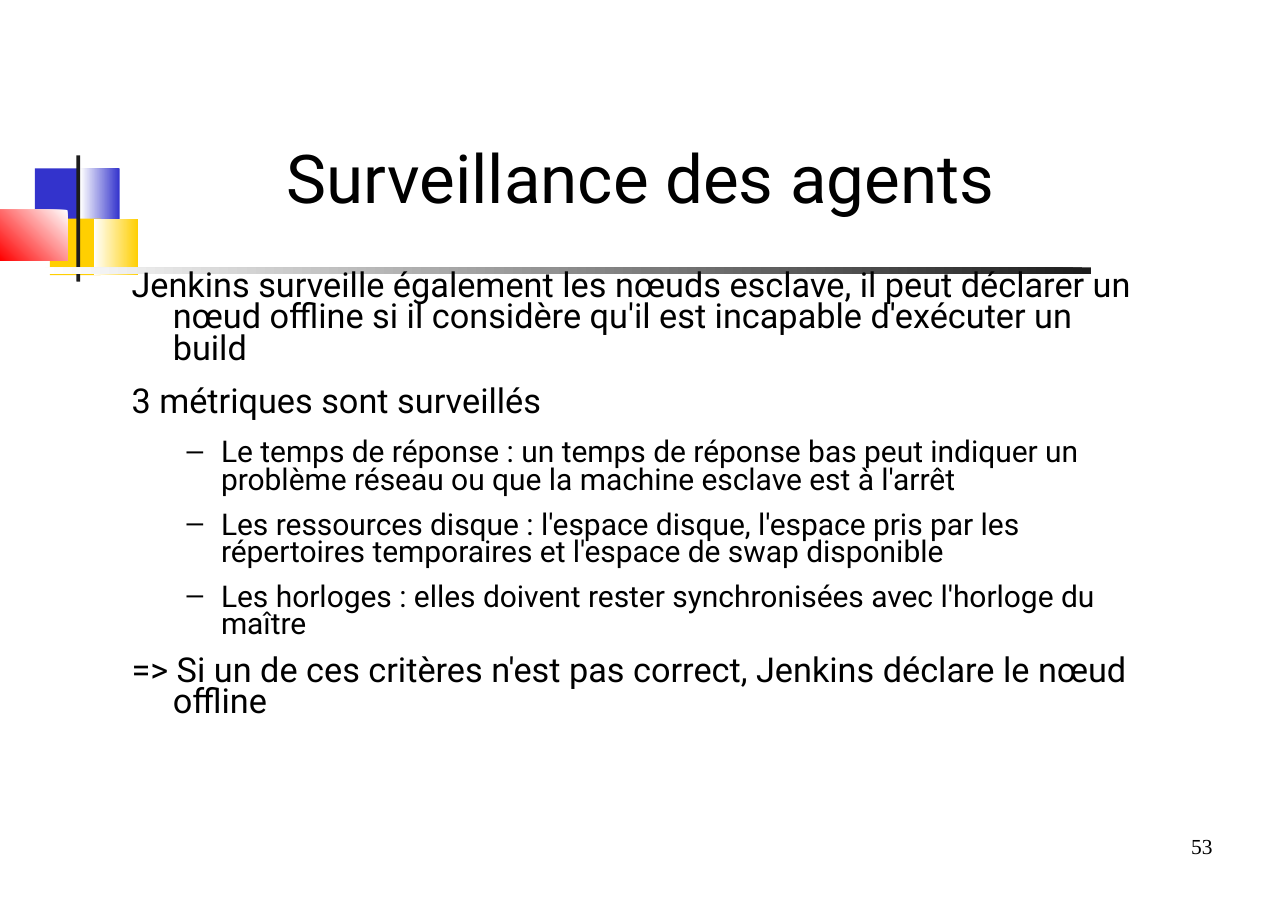
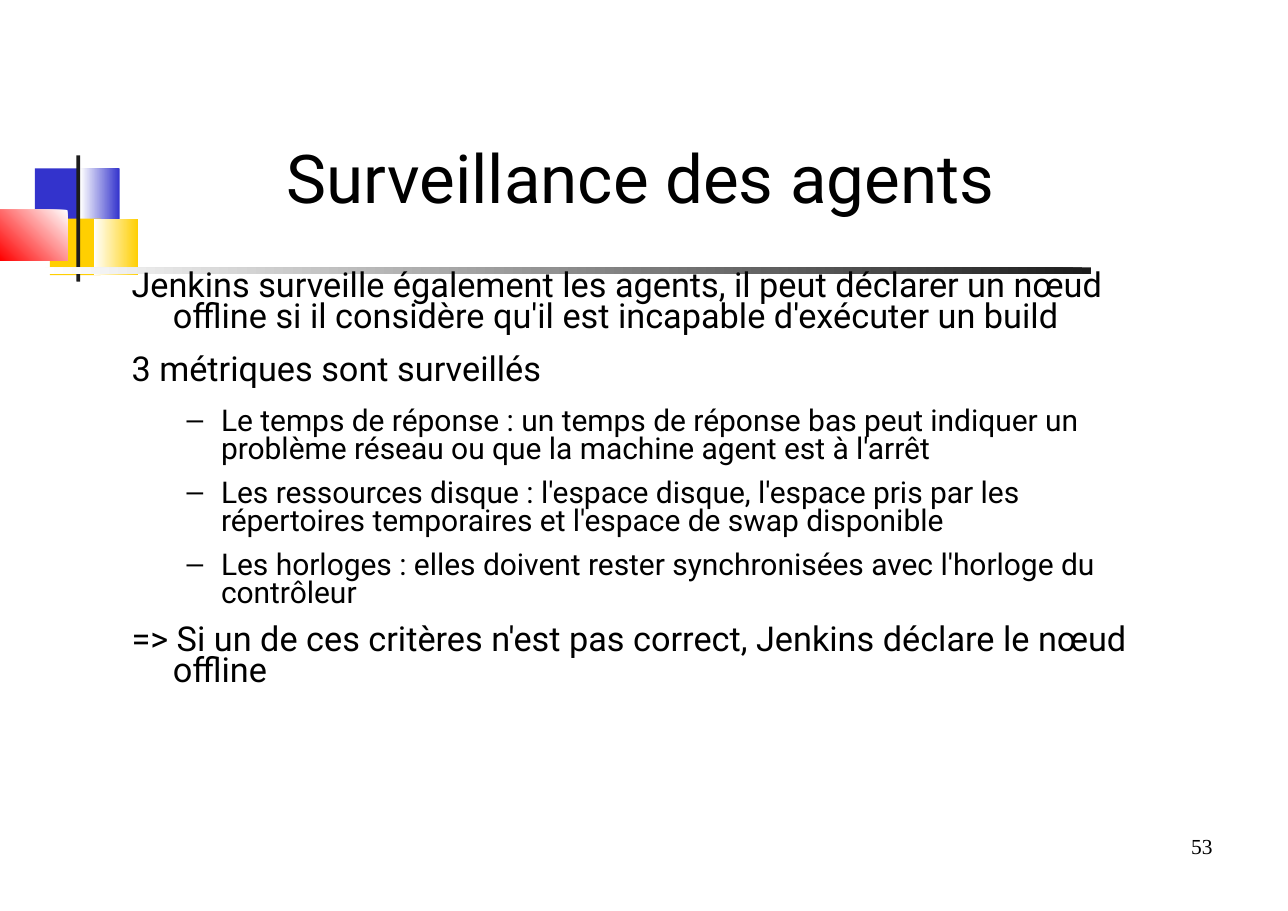
Before and after one commit to dthibau/jenkins, a slide deck: slide 53 of JenkinsPipeline.odp. Drawn at 1288x911 pixels with LibreOffice and Linux fonts; fonts in the diff are those of the drawing. Boxes give left, top, right and bottom in pixels: in the first picture for what was removed or moved away, otherwise in the second. Text is boxed around its words. In the diff, an @@ line names an element or a change of style, - is before the commit and + after.

```diff
--- a/JenkinsPipeline.odp
+++ b/JenkinsPipeline.odp
@@ text at (132,266,1102,335): text changed @@
-Jenkins surveille également les nœuds esclave, il peut déclarer un nœud offline si il considère qu'il est incapable d'exécuter un build
+Jenkins surveille également les agents, il peut déclarer un nœud offline si il considère qu'il est incapable d'exécuter un build
@@ text at (221,408,1078,466): text changed @@
-  – Le temps de réponse : un temps de réponse bas peut indiquer un problème réseau ou que la machine esclave est à l'arrêt
+  – Le temps de réponse : un temps de réponse bas peut indiquer un problème réseau ou que la machine agent est à l'arrêt
@@ text at (221,552,1094,604): text changed @@
-  – Les horloges : elles doivent rester synchronisées avec l'horloge du maître
+  – Les horloges : elles doivent rester synchronisées avec l'horloge du contrôleur
```
Also in this commit, not shown: 51 other slides changed, 3 slides added, 16 slides removed, 1 other file.
